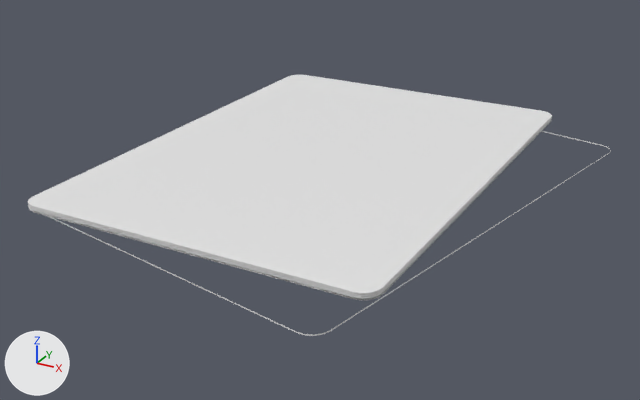
A saved change to the glTF model public/cards/cards.glb.
Both versions are drawn from a 50 mm camera at (0.075, -0.1373, 0.0597) aimed at (-0.0021, 0.003, -0.0105). The axes (+X, +Y, +Z) are drawn at lower left. The lights are the same throughout. The older version comes first.

The first picture shows 'card_back_clubs', 'card_front_clubs', 'card_front_dinmond', 'card_front_heart', 'card_front_spades', 'card_side_clubs', 'card_side_dimond', 'card_side_heart' and 1 more.
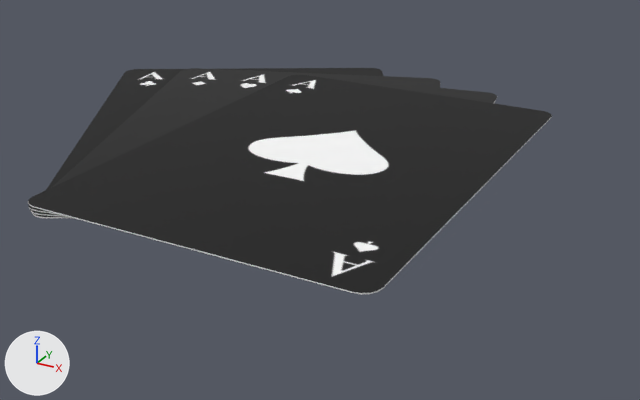
Commit message: chore: change new card.glb

Location of each change, (x1, y1, x2, y2) in pixels of the pictures (640 x 400 px):
'card_front_spades', recoloured (white to black)
    both: (28, 75, 552, 293)
'card_front_heart', recoloured, turned
    before: (30, 117, 552, 295)
    after: (29, 70, 497, 213)
'card_front_dinmond', turned, recoloured
    before: (28, 137, 534, 297)
    after: (30, 68, 440, 215)
'card_front_clubs', recoloured, turned
    before: (29, 127, 545, 299)
    after: (33, 68, 383, 217)
'card_side_clubs', turned
    before: (41, 131, 611, 336)
    after: (32, 213, 71, 218)
'card_side_dimond', turned
    before: (30, 118, 552, 298)
    after: (30, 210, 68, 217)
'card_side_heart', turned
    before: (28, 119, 551, 296)
    after: (29, 98, 497, 216)
'card_back_clubs', turned (not visible afterwards)
    before: (29, 121, 551, 300)

The change, as a diff of the scene's bpy script:
```diff
--- a/public/cards/cards.glb.py
+++ b/public/cards/cards.glb.py
@@ img_card_front_mask @@
+img_card_front_mask = load_image('card_front_mask', '_unpacked/card_front_mask', 4096, 4096, 'sRGB')
@@ mat_front_red_003 @@
+mat_front_red_003 = principled_material('front_red.003')
+mat_front_red_003.texture = img_card_front_mask
@@ mat_front_004 @@
+mat_front_004 = principled_material('front.004')
+mat_front_004.texture = img_card_front_mask
+mat_front_004.roughness = 0.642
@@ me_plane_151 @@
 me_plane_151.from_pydata(...)  # 20 vertices, 18 faces; spans x -0.0061..0.0579, y -0.0061..0.0829, z -0.0008
+me_plane_151.materials.append(mat_front_004)  # picture img_card_front_mask
@@ me_plane_154 @@
 me_plane_154.from_pydata(...)  # 20 vertices, 18 faces; spans x -0.0061..0.0579, y -0.0061..0.0829, z -0.0005
+me_plane_154.materials.append(mat_front_red_003)  # picture img_card_front_mask
@@ me_plane_157 @@
 me_plane_157.from_pydata(...)  # 20 vertices, 18 faces; spans x -0.0061..0.0579, y -0.0061..0.0829, z -0.0002
+me_plane_157.materials.append(mat_front_red_003)  # picture img_card_front_mask
@@ me_plane_160 @@
 me_plane_160.from_pydata(...)  # 20 vertices, 18 faces; spans x -0.0061..0.0579, y -0.0061..0.0829, z 0.0001
+me_plane_160.materials.append(mat_front_004)  # picture img_card_front_mask
@@ ob_card_side_clubs @@
 ob_card_side_clubs.location = (-0.0259, -0.0384, 0.0009)
-ob_card_side_clubs.rotation_euler = (0.0, 0.0, -0.202)  # degrees (0, 0, -12)
+ob_card_side_clubs.rotation_euler = (0.0, 0.0, 0.524)  # degrees (0, 0, 30)
@@ ob_card_front_clubs @@
 ob_card_front_clubs.location = (-0.0259, -0.0384, 0.0009)
+ob_card_front_clubs.rotation_euler = (0.0, 0.0, 0.524)  # degrees (0, 0, 30)
@@ ob_card_back_clubs @@
 ob_card_back_clubs.location = (-0.0259, -0.0384, 0.0009)
+ob_card_back_clubs.rotation_euler = (0.0, 0.0, 0.524)  # degrees (0, 0, 30)
@@ ob_card_side_dimond @@
 ob_card_side_dimond.location = (-0.0259, -0.0384, 0.0009)
+ob_card_side_dimond.rotation_euler = (0.0, 0.0, 0.349)  # degrees (0, 0, 20)
@@ ob_card_front_dinmond @@
 ob_card_front_dinmond.location = (-0.0259, -0.0384, 0.0009)
+ob_card_front_dinmond.rotation_euler = (0.0, 0.0, 0.349)  # degrees (0, 0, 20)
@@ ob_card_side_heart @@
 ob_card_side_heart.location = (-0.0259, -0.0384, 0.0009)
+ob_card_side_heart.rotation_euler = (0.0, 0.0, 0.175)  # degrees (0, 0, 10)
@@ ob_card_front_heart @@
 ob_card_front_heart.location = (-0.0259, -0.0384, 0.0009)
+ob_card_front_heart.rotation_euler = (0.0, 0.0, 0.175)  # degrees (0, 0, 10)
```
